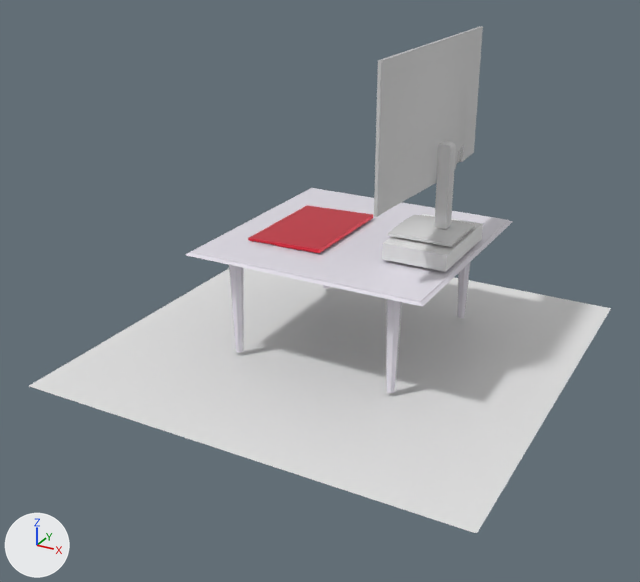
Two versions of the Blender file static/pc.blend, one commit apart.
Before and after are seen from a 50 mm lens placed at (19.6, -38.8, 16.3), pointed at (-3.1, 2.5, -4.3). Every picture has the same lights, and +X, +Y and +Z are marked at lower left.

Before the edit, the objects in view are built like this:
```python
me_cube_001 = bpy.data.meshes.new('Cube.001')
me_cube_001.from_pydata(...)  # 16 vertices, 10 faces; spans x -1.0..-0.38, y -5.03..-4.38, z -3.17..1.0
me_cube_001.materials.append(mat_material_001)  # white #e7e7e7
me_plane = bpy.data.meshes.new('Plane')
me_plane.from_pydata(...)  # 177 vertices, 149 faces, 1 loose edge; spans x -1.0..1.0, y -1.0..2.69, z -0.22..0.0
me_plane.polygons.foreach_set('use_smooth', [True] * 149)
# faces by material slot: [148, 1]
me_plane.materials.append(mat_material_001)  # white #e7e7e7
me_plane.materials.append(mat_material_002)  # black #1f1f1f
me_plane_004 = bpy.data.meshes.new('Plane.004')
me_plane_004.from_pydata(...)  # 4 vertices, 1 face; spans x -1.0..1.0, y -1.0..1.0, z 0.0
me_plane_004.materials.append(mat_material_004)  # white #e7e7e7
# before: 0 (-1.0, -1.0, 0.0) at pixel (28, 386), 1 (1.0, -1.0, 0.0) at pixel (476, 533), 2 (-1.0, 1.0, 0.0), 3 (1.0, 1.0, 0.0) at pixel (611, 308)
ob_ground = bpy.data.objects.new('ground', me_plane_004)
ob_ground.location = (0.12, -0.59, -5.56)
ob_ground.scale = (11.6, 11.6, 11.6)
ob_screen = bpy.data.objects.new('screen', me_plane)
ob_screen.location = (4.01, 3.27, 7.15)
ob_screen.rotation_euler = (0.0, 1.571, 0.0)  # degrees (0, 90, 0)
ob_screen.scale = (-3.31, -3.31, -3.31)
ob_spine = bpy.data.objects.new('spine', me_cube_001)
ob_spine.location = (5.69, 4.9, 4.91)
# also in view: 'tabletop' at (-5.3, 0.5, -0.8); 'bottombox' at (4.6, 0.2, 0.9); 'laptop' at (-3.9, 10.4, 2.5); 'base' at (4.5, 0.2, 1.6); 'legs' at (0.2, 0.5, -2.6)
```
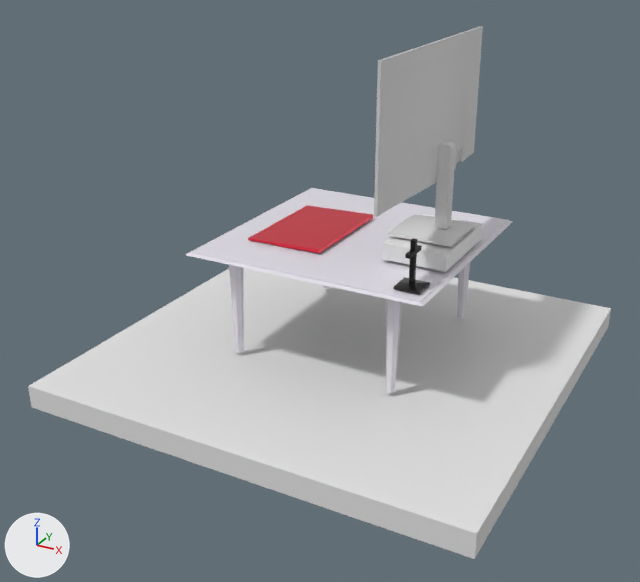
Commit message: added cross

Changed parts and their boxes (x1, y1, x2, y2) in the pictures (640 x 582 px):
'ground', reshaped (9% taller): before (29, 268, 611, 534); after (28, 268, 611, 559)
'cross', added (black): after (394, 238, 430, 295)

Diff of the bpy script that builds the scene:
```diff
--- a/static/pc.blend.py
+++ b/static/pc.blend.py
@@ mat_material_005 @@
+mat_material_005 = principled_material('Material.005')
+mat_material_005.base_color = (0.0288, 0.0288, 0.0288)  # black #2f2f2f
+mat_material_005.metallic = 0.71
+mat_material_005.roughness = 0.0327
@@ me_plane_004 @@
 me_plane_004.from_pydata(...)  # 4 vertices, 1 face; spans x -1.0..1.0, y -1.0..1.0, z 0.0
 # used by ob_ground; location = (0.12, -0.59, -5.56); scale = (11.6, 11.6, 11.6)
 # verts and faces of me_plane_004; kept vertices keep their numbers, new ones are numbered from 4
+# me_plane_004 part 1
+delete_faces([(0, 2, 3, 1)])
+for new, old in zip([*range(4, 8)], [*range(0, 4)]): verts[new] = verts[old] + (0.0, 0.0, -0.1)
+faces += [(0, 1, 3, 2), (4, 6, 7, 5), (1, 5, 7, 3), (0, 2, 6, 4), (2, 3, 7, 6), (0, 4, 5, 1)]
 me_plane_004.materials.append(mat_material_004)
@@ me_cube @@
+me_cube.from_pydata(...)  # 32 vertices, 30 faces; spans x -1.91..0.3, y -0.31..1.93, z -1.36..2.67
+me_cube.materials.append(mat_material_005)  # black #2f2f2f
@@ ob_cross @@
+ob_cross = bpy.data.objects.new('cross', me_cube)
+ob_cross.location = (5.92, -4.97, 1.15)
+ob_cross.scale = (0.571, 0.571, 0.571)
```
